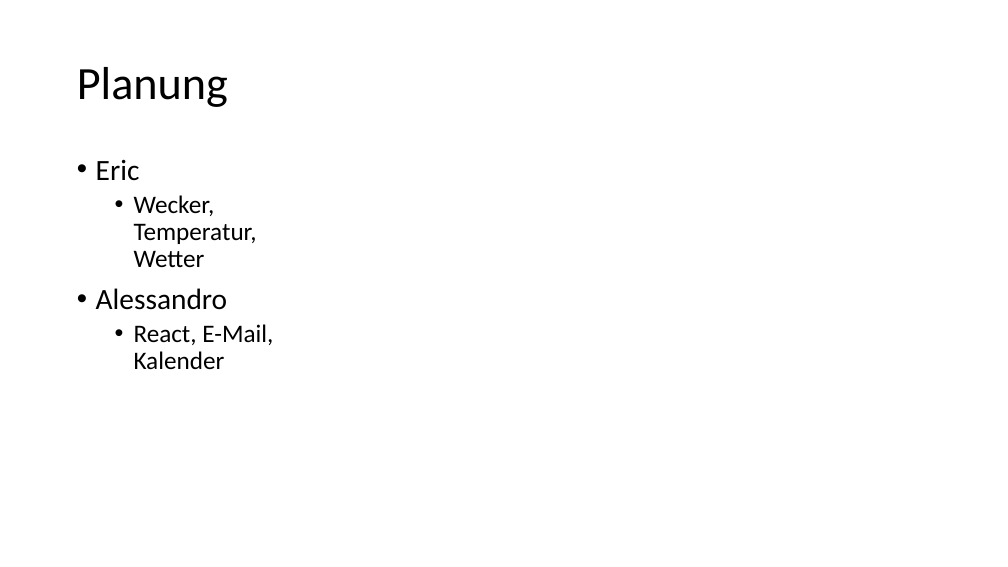
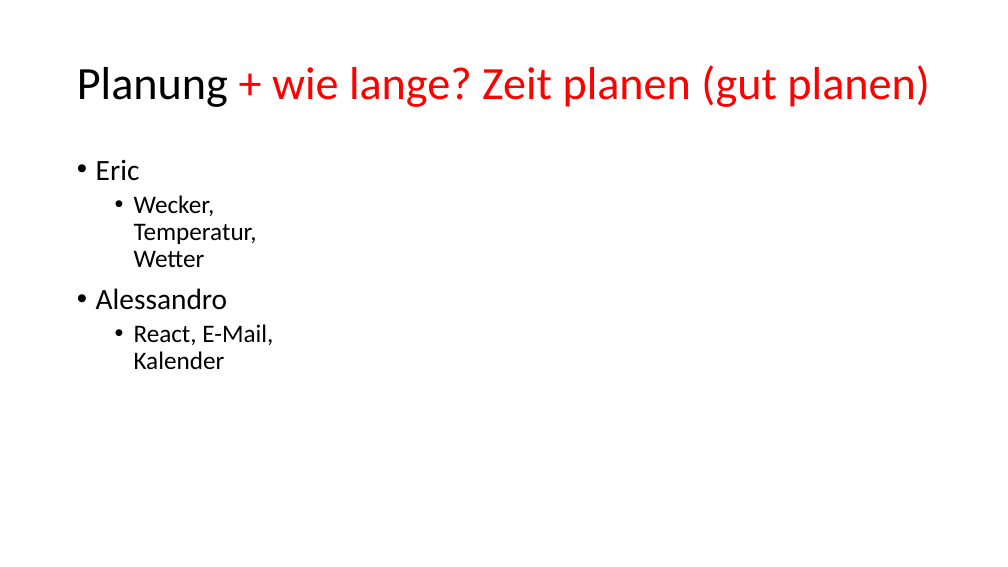
Before and after one commit to dacostaeric/smartpi, a slide deck: slide 8 of doc/project_topic_presentation.pptx (slide 6 before the commit). Drawn at 1008x567 pixels with LibreOffice and Linux fonts; fonts in the diff are those of the drawing. Boxes give left, top, right and bottom in pixels: in the first picture for what was removed or moved away, otherwise in the second. Text is boxed around its words. In the diff, an @@ line names an element or a change of style, - is before the commit and + after.

```diff
--- a/doc/project_topic_presentation.pptx
+++ b/doc/project_topic_presentation.pptx
@@ title at <box>77,65,929,107</box>: text changed; text colour #000000 to #FF0000 @@
-Planung
+Planung + wie lange? Zeit planen (gut planen)
```
Also in this commit, not shown: 3 other slides changed, 2 slides added, 1 other file.
